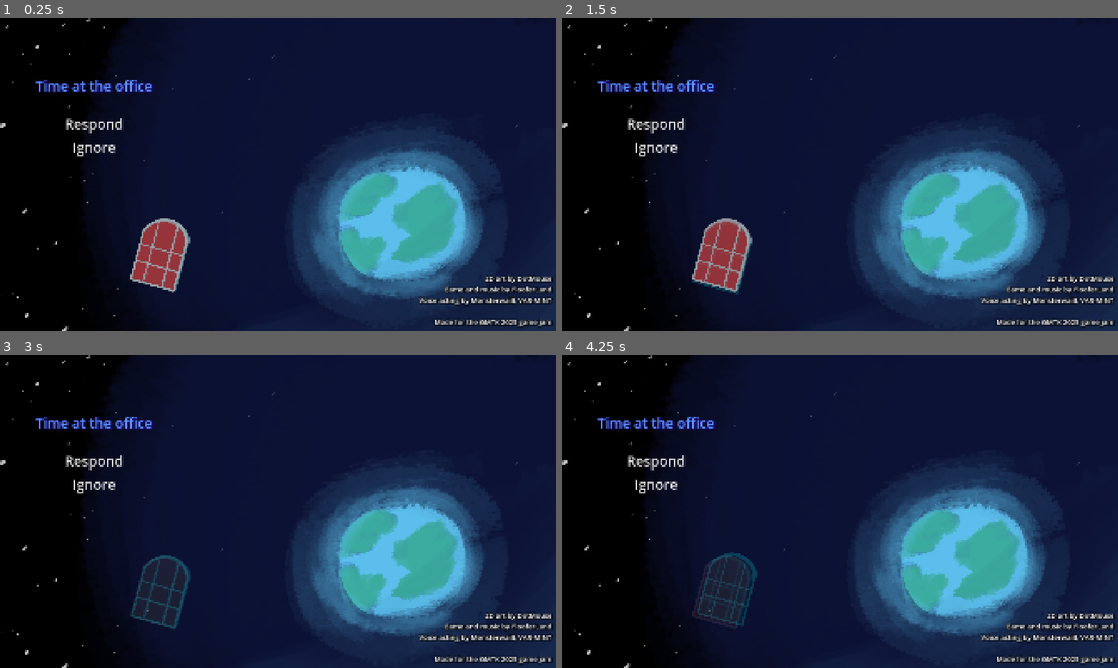
Above: before the commit, frames 1-4 (two rows, left to right).
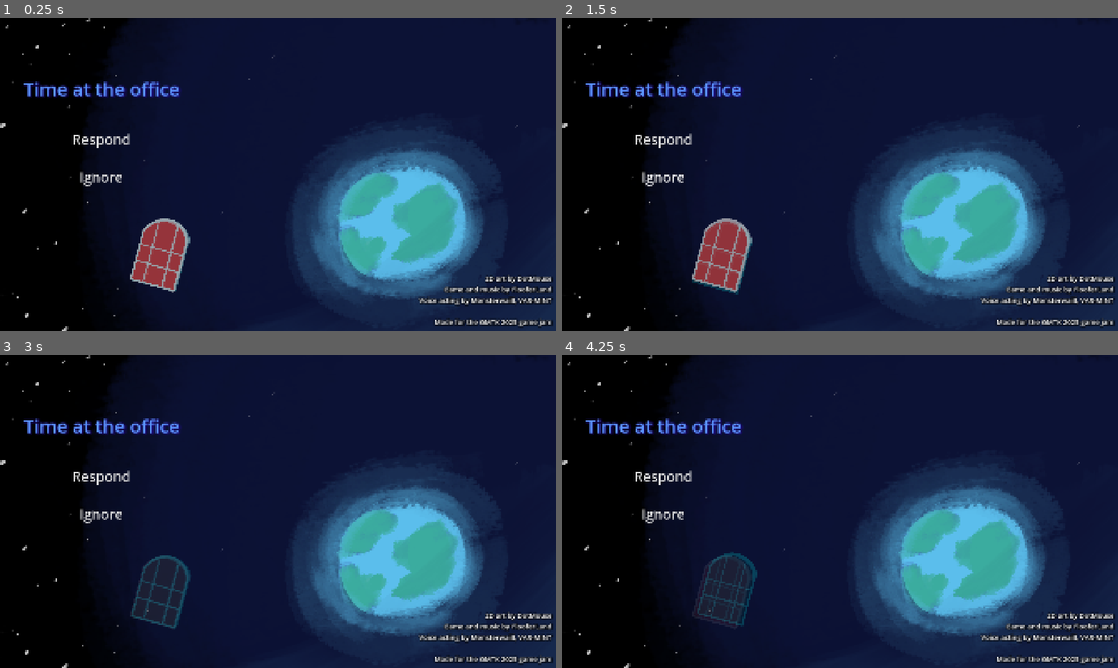
Above: after the commit, the same moments.

Repository: FlooferLand/timeloop-game
Game: Godot game, scene res://levels/title_screen/title_screen.tscn
The game is run twice, just before and just after one commit, with the same random seed, the same clock (stepped at 60 frames per second) and the same inputs. Sound files missing from this copy of the repository are replaced by a short silence.
Inputs (mouse positions are in pixels of both pictures, inside the frame that each line leads up to):
- Up to frame 1 (0.25 s): no input
- Up to frame 2 (1.5 s): tap Enter at 0.5 s; move the mouse to (962, 158) at 0.52 s; hold D (walk_right) from 0.53 s (still down); tap Space (advance_dialog) at 0.6 s; click (962, 158) at 0.67 s; move the mouse to (728, 190) at 1.27 s; tap E (interact) at 1.35 s
- Up to frame 3 (3 s): move the mouse to (333, 442) at 2.02 s; release D (walk_right) at 2.03 s; hold A (walk_left) 2.03-2.78 s; hold Shift (sprint) 2.03-2.78 s; move the mouse to (250, 574) at 2.77 s; hold D (walk_right) from 2.78 s (still down); tap T at 2.85 s; click (250, 574) at 2.92 s
- Up to frame 4 (4.25 s): keep holding D (walk_right); move the mouse to (1006, 558) at 3.52 s; tap Space (advance_dialog) at 3.6 s

The runs differ from the first frame. In frame 1, 1.8% of the frame differs, in the area x 4-33%, y 19-54%; in frame 2, 1.8%; in frame 3, 1.8%; in frame 4, 1.8%.

Commit message:
Improve main menu

Diff:
--- a/levels/title_screen/title_screen.tscn
+++ b/levels/title_screen/title_screen.tscn
@@ -10,7 +10,7 @@
 [ext_resource type="AudioStream" uid="uid://xwbnvktc25tr" path="res://assets/music/title_screen.mp3" id="8_0u665"]
 
 [sub_resource type="LabelSettings" id="LabelSettings_eff74"]
-font_size = 48
+font_size = 64
 font_color = Color(0.360784, 0.584314, 1, 1)
 shadow_size = 18
 shadow_color = Color(0.227451, 0, 1, 0.176471)
@@ -65,6 +65,7 @@
 offset_top = 200.0
 offset_right = 568.0
 offset_bottom = 664.0
+theme_override_constants/separation = 30
 
 [node name="Label" type="Label" parent="CanvasLayer/Control/VBoxContainer"]
 layout_mode = 2
@@ -74,10 +75,11 @@
 vertical_alignment = 1
 
 [node name="Control" type="Control" parent="CanvasLayer/Control/VBoxContainer"]
-custom_minimum_size = Vector2(0, 50)
+custom_minimum_size = Vector2(0, 20)
 layout_mode = 2
 
 [node name="PlayGame" type="Button" parent="CanvasLayer/Control/VBoxContainer"]
+custom_minimum_size = Vector2(0, 100)
 layout_mode = 2
 focus_mode = 0
 theme_override_font_sizes/font_size = 48
@@ -85,6 +87,7 @@
 flat = true
 
 [node name="Quit" type="Button" parent="CanvasLayer/Control/VBoxContainer"]
+custom_minimum_size = Vector2(0, 100)
 layout_mode = 2
 focus_mode = 0
 theme_override_font_sizes/font_size = 48
